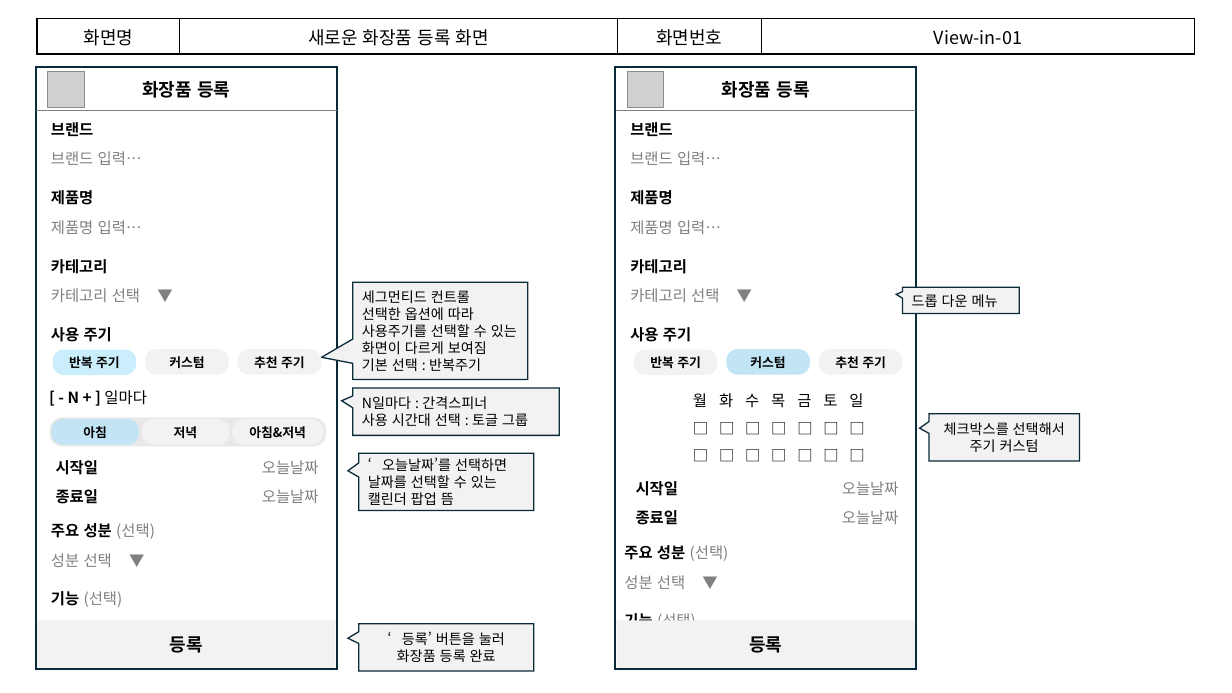
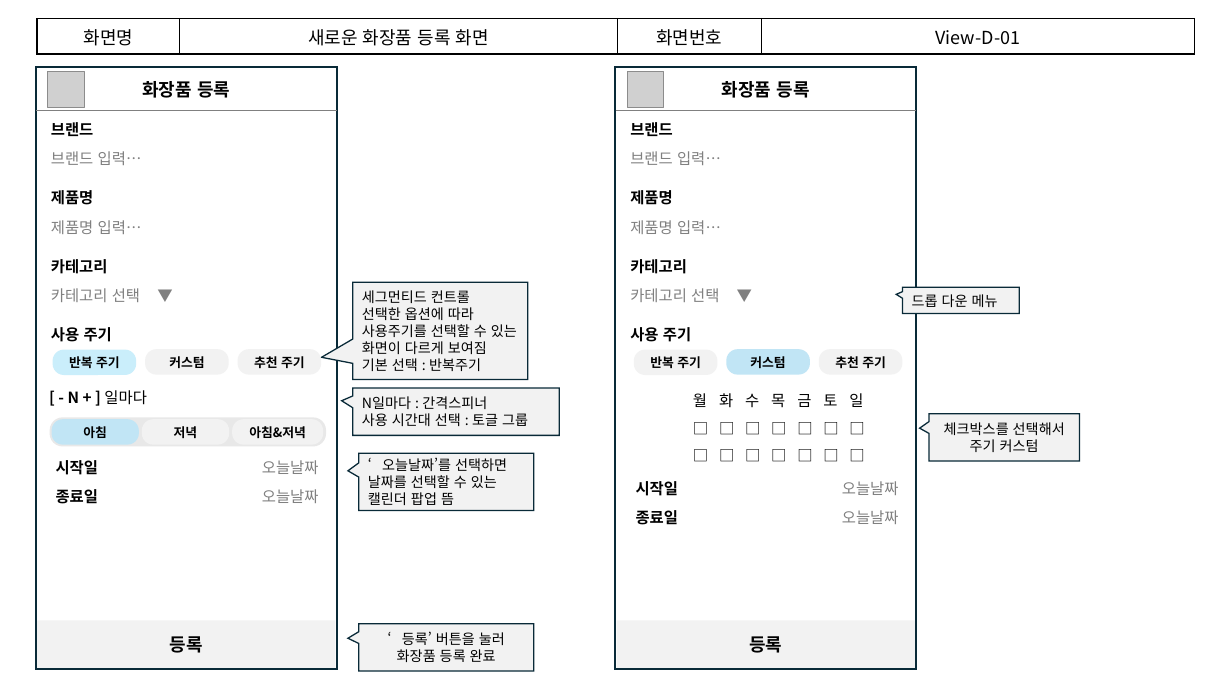
Before and after one commit to joo-hyejin/app_study, a slide deck: slide 11 of 기획서 - 프로토타입.pptx (slide 10 before the commit). Drawn at 1232x693 pixels with LibreOffice and Linux fonts; fonts in the diff are those of the drawing; grey boxes stand for pictures; background and template pictures are left out. Boxes give left, top, right and bottom in pixels: in the first picture for what was removed or moved away, otherwise in the second. Text is boxed around its words. In the diff, an @@ line names an element or a change of style, - is before the commit and + after.

```diff
--- a/기획서 - 프로토타입.pptx
+++ b/기획서 - 프로토타입.pptx
@@ table at (37, 18, 1195, 53) @@
-row 1, column 4: View-in-01
+row 1, column 4: View-D-01
@@ text removed at (51, 523, 155, 539) @@
-주요 성분 (선택)
@@ text removed at (51, 553, 112, 567) @@
-성분 선택 ▼
@@ text removed at (624, 545, 729, 561) @@
-주요 성분 (선택)
@@ text removed at (51, 591, 123, 607) @@
-기능 (선택)
@@ text removed at (624, 575, 685, 589) @@
-성분 선택 ▼
@@ text removed at (624, 613, 696, 621) @@
-기능 (선택)
```
Also in this commit, not shown: 8 other slides changed, 1 slide added, 5 slides removed, 3 other files.
